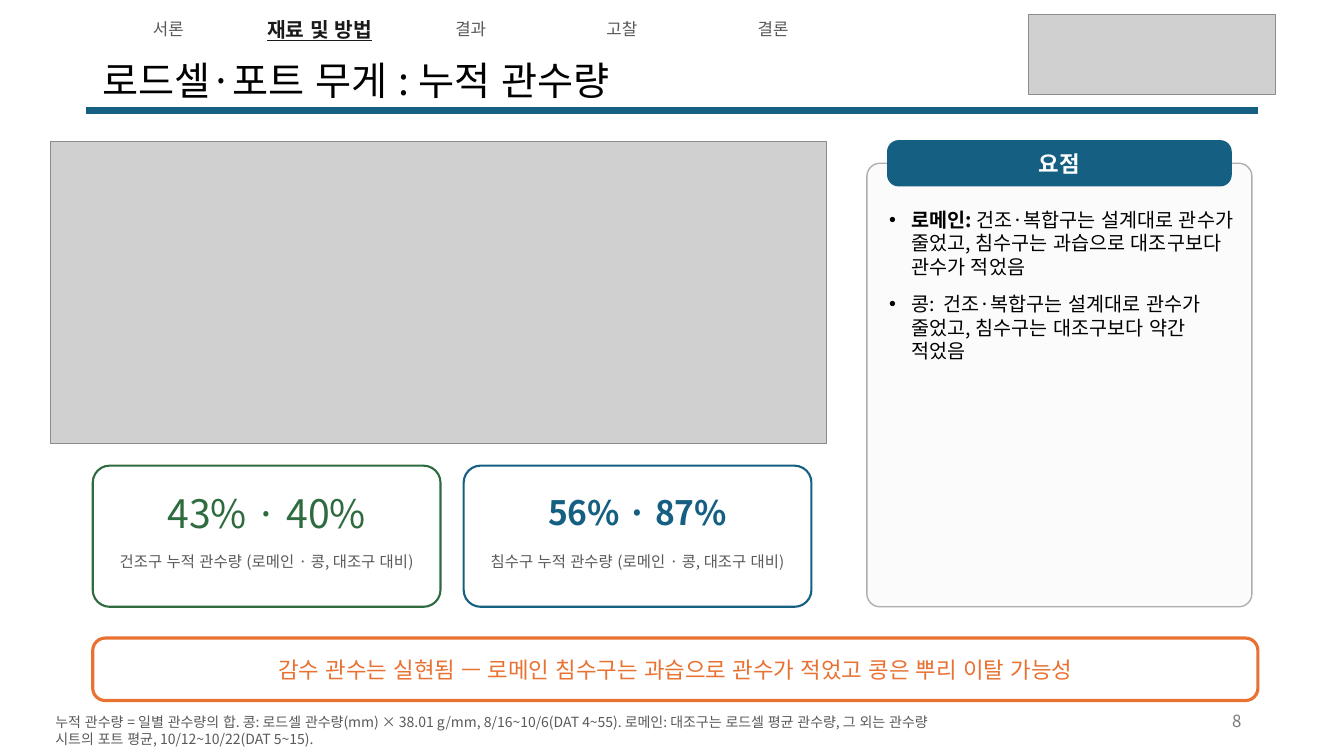
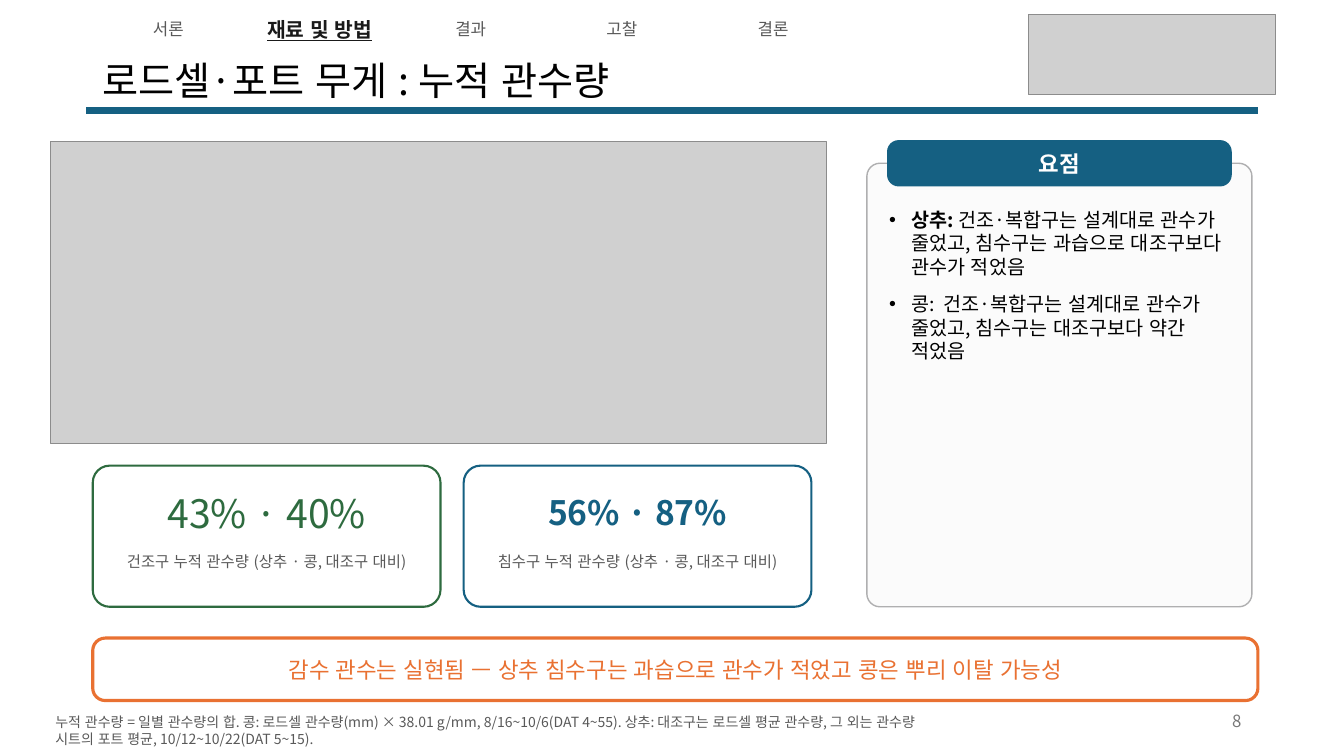
Before and after one commit to YunJM20/-, a slide deck: slide 8 of 구두발표_콩vs로메인상추_v6.pptx. Drawn at 1344x756 pixels with LibreOffice and Linux fonts; fonts in the diff are those of the drawing; grey boxes stand for pictures. Boxes give left, top, right and bottom in pixels: in the first picture for what was removed or moved away, otherwise in the second. Text is boxed around its words. In the diff, an @@ line names an element or a change of style, - is before the commit and + after.

```diff
--- a/구두발표_콩vs로메인상추_v6.pptx
+++ b/구두발표_콩vs로메인상추_v6.pptx
@@ text at (911,210,1221,276): text changed @@
-• 로메인: 건조·복합구는 설계대로 관수가 줄었고, 침수구는 과습으로 대조구보다 관수가 적었음
+• 상추: 건조·복합구는 설계대로 관수가 줄었고, 침수구는 과습으로 대조구보다 관수가 적었음
@@ text at (127,554,407,570): text changed @@
-건조구 누적 관수량 (로메인 · 콩, 대조구 대비)
+건조구 누적 관수량 (상추 · 콩, 대조구 대비)
@@ text at (498,554,778,570): text changed @@
-침수구 누적 관수량 (로메인 · 콩, 대조구 대비)
+침수구 누적 관수량 (상추 · 콩, 대조구 대비)
@@ text in rounded rectangle at (289,659,1062,680): text changed @@
-감수 관수는 실현됨 — 로메인 침수구는 과습으로 관수가 적었고 콩은 뿌리 이탈 가능성
+감수 관수는 실현됨 — 상추 침수구는 과습으로 관수가 적었고 콩은 뿌리 이탈 가능성
@@ text at (55,715,915,747): text changed @@
-누적 관수량 = 일별 관수량의 합. 콩: 로드셀 관수량(mm) × 38.01 g/mm, 8/16~10/6(DAT 4~55). 로메인: 대조구는 로드셀 평균 관수량, 그 외는 관수량 시트의 포트 평균, 10/12~10/22(DAT 5~15).
+누적 관수량 = 일별 관수량의 합. 콩: 로드셀 관수량(mm) × 38.01 g/mm, 8/16~10/6(DAT 4~55). 상추: 대조구는 로드셀 평균 관수량, 그 외는 관수량 시트의 포트 평균, 10/12~10/22(DAT 5~15).
```
Also in this commit, not shown: 21 other slides changed.
